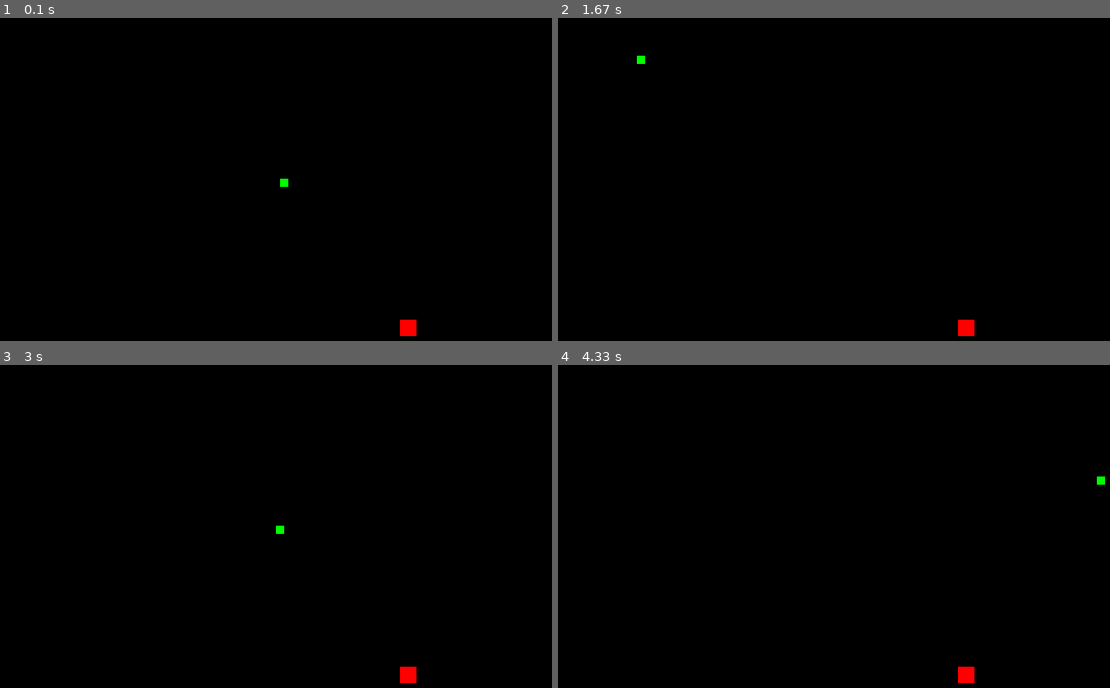
Above: before the commit, frames 1-4 (two rows, left to right).
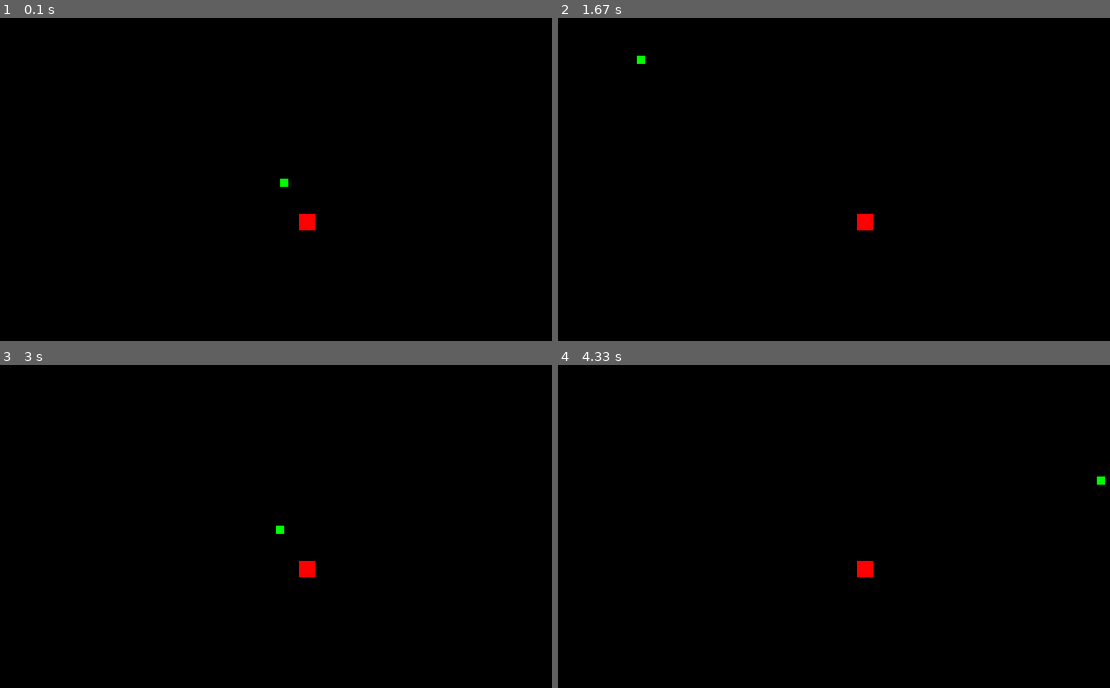
Above: after the commit, the same moments.

Repository: Matheusbarcellos1/Pygame-2021.2
Game: pygame game, started from nome_do_jogo.py
Same seed, same stepped clock (60 frames per second), same inputs: the game is played once before the commit and once after it.
Inputs:
- Up to frame 1 (0.1 s): no input
- Up to frame 2 (1.67 s): hold Right 0.33-0.8 s; hold Up 0.83-1.13 s; hold Right 1.17-1.63 s
- Up to frame 3 (3 s): hold Left 1.67-2.2 s; hold Down 2.23-2.53 s; hold Left 2.57-2.97 s
- Up to frame 4 (4.33 s): hold Up 3-3.37 s; hold Right 3.4-4.03 s; hold Down from 4.07 s (still down)

The runs differ from the first frame. In frame 1, 0.3% of the frame differs, in the area x 54-76%, y 60-99%; in frame 2, 0.3%; in frame 3, 0.3%; in frame 4, 0.3%.

Commit message:
novas mudanças.4

Diff:
--- a/nome_do_jogo.py
+++ b/nome_do_jogo.py
@@ -14,11 +14,11 @@
 
 window = pygame.display.set_mode(medidas_tela) # Substituir dps pelo valor correto
 pygame.display.set_caption('Nome do Jogo') # Adicionar nome do jogo depois
-tempo = pygame.time.Clock()
+tempo = pygame.time.Clock()                 # Tempo de passada de frames no jogo
 
 # Coordenadas comida
-x_comida = randint(0, 800)
-y_comida = randint(0, 800)
+x_comida = randint(0, 600)
+y_comida = randint(0, 600)
 
 state = True
 while state != False:
@@ -53,14 +53,12 @@
 
     # Cobra e comida
     cobra = pygame.draw.rect(window, VERDE, (x, y, 10, 10))
-    comida = pygame.draw.rect(window, VERMELHO, (x_comida, y_comida, 20, 20)) # Está com problema
-
+    comida = pygame.draw.rect(window, VERMELHO, (x_comida, y_comida, 20, 20))
 
     # Cobra comendo a comida
     if cobra.colliderect(comida):
-        x_comida = randint(0, 800)
-        y_comida = randint(0, 800)
-
+        x_comida = randint(0, 600)
+        y_comida = randint(0, 600)
 
     # Fazendo a cobra retornar ao lado oposto quando chegar aos extremos
     if y >=  altura:
